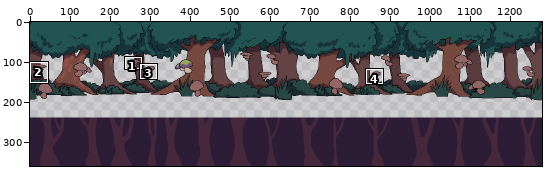
A pixel-art file gets an edit: Assets/Graphics/sara stuff/bakgrund.aseprite. The picture above shows the old version from afar; the outline marks the close-up.
Close-up. As it was:
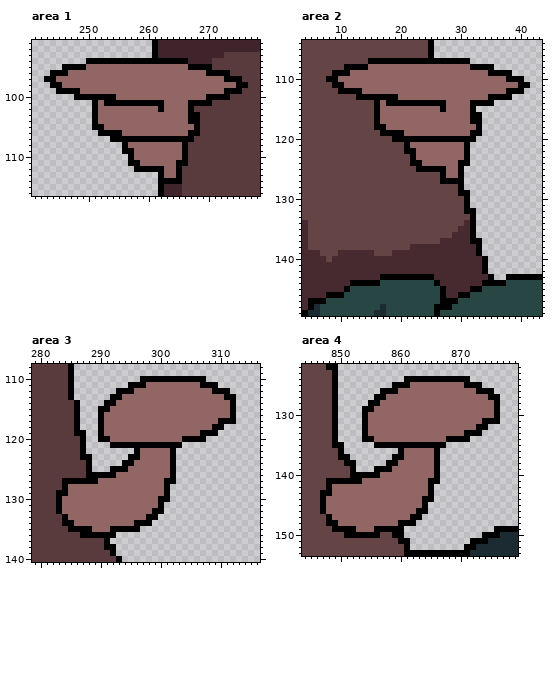
1280x360 pixels, 1 frame. Colours within 5 levels of each other are drawn and written as one. Shown: area 1: x 241..278, y 91..116; area 2: x 4..43, y 104..149; area 3: x 279..316, y 108..140; area 4: x 844..879, y 122..153. The commit also changed other parts of the picture, which this record leaves out.
The same view after the edit:
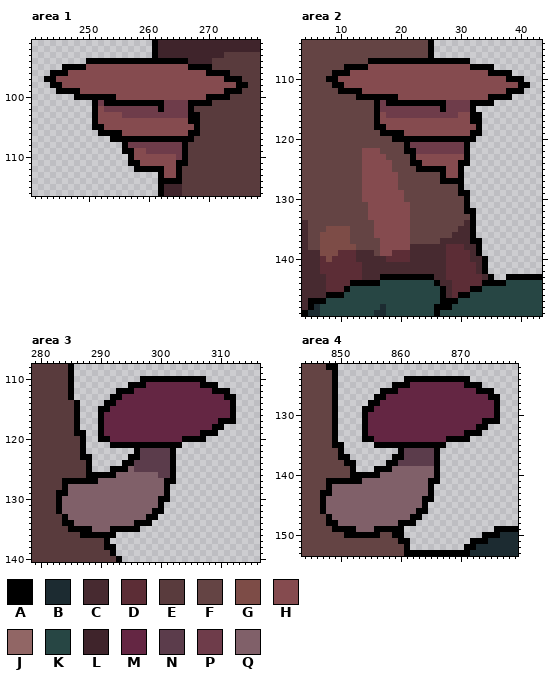
Palette (. is transparent): A #000000  B #1c2b31  C #472a30  D #5c2d36  E #593b3d  F #644444  G #7d4c47  H #854b4f  J #916665  K #274644  L #3f242b  M #642643  N #5b3c4b  P #6e3c4a  Q #806069
Change:
layer "Group 2/Group 4/Layer 18" opacity 33% -> 25%
layer "Group 2/Group 4/Group 5/Layer 21" opacity 41% multiply added
Area 1, layer "Group 2/Group 4/Group 5/Layer 20":
y 95: x 250..266 JJJJJJJJJJJJJJJJJ -> HHHHHHHHHHHHHHHHH
y 96: x 247..269 JJJJJJJJJJJJJJJJJJJJJJJ -> HHHHHHHHHHHHHHHHHHHHHHH
y 97: x 245..272 JJJJJJJJJJJJJJJJJJJJJJJJJJJJ -> HHHHHHHHHHHHHHHHHHHHHHHHHHHH
y 98: x 246..274 JJJJJJJJJJJJJJJJJJJJJJJJJJJJJ -> HHHHHHHHHHHHHHHHHHHHHHHHHHHHH
y 99: x 249..272 JJJJJJJJJJJJJJJJJJJJJJJJ -> HHHHHHHHHHHHHHHHHHHHHHHH
y 100: x 255..269 JJJJJJJJJJJJJJJ -> HHHHHHHHHHHHHHH
y 101: x 252 J -> P; x 263..266 JJJJ -> PPPP
y 102: x 252..261 JJJJJJJJJJ -> HPPPPPPPPP; x 263..266 JJJJ -> PPPP
y 103: x 252..266 JJJJJJJJJJJJJJJ -> HHHHPPPPPPPPPPP
y 104: x 252..266 JJJJJJJJJJJJJJJ -> HHHHHHHHHHHHHHH
y 105: x 253..267 JJJJJJJJJJJJJJJ -> HHHHHHHHHHHHHHH
y 106: x 256..266 JJJJJJJJJJJ -> HHHHHHHHHHH
y 108: x 257..265 JJJJJJJJJ -> PPPPPPPPP
y 109: x 258..265 JJJJJJJJ -> HHPPPPPP
y 110: x 258..265 JJJJJJJJ -> HHHHHHHP
y 111: x 259..264 JJJJJJ -> HHHHHH
y 112..113: x 263..264 JJ -> HH
Area 2, layers "Group 2/Group 4/Group 5/Layer 20", "Group 2/Group 4/Layer 18":
y 108: x 15..31 JJJJJJJJJJJJJJJJJ -> HHHHHHHHHHHHHHHHH
y 109: x 12..34 JJJJJJJJJJJJJJJJJJJJJJJ -> HHHHHHHHHHHHHHHHHHHHHHH
y 110: x 10..37 JJJJJJJJJJJJJJJJJJJJJJJJJJJJ -> HHHHHHHHHHHHHHHHHHHHHHHHHHHH
y 111: x 11..39 JJJJJJJJJJJJJJJJJJJJJJJJJJJJJ -> HHHHHHHHHHHHHHHHHHHHHHHHHHHHH
y 112: x 14..37 JJJJJJJJJJJJJJJJJJJJJJJJ -> HHHHHHHHHHHHHHHHHHHHHHHH
y 113: x 20..34 JJJJJJJJJJJJJJJ -> HHHHHHHHHHHHHHH
y 114: x 17 J -> P; x 28..31 JJJJ -> PPPP
y 115: x 17..26 JJJJJJJJJJ -> PPPPPPPPPP; x 28..31 JJJJ -> PPPP
y 116: x 17..31 JJJJJJJJJJJJJJJ -> HPPPPPPPPPPPPHH
y 117: x 17..31 JJJJJJJJJJJJJJJ -> HHHHHHHHHHHHHHH
y 118: x 18..32 JJJJJJJJJJJJJJJ -> HHHHHHHHHHHHHHH
y 119: x 21..31 JJJJJJJJJJJ -> HHHHHHHHHHH
y 121: x 22..30 JJJJJJJJJ -> PPPPPPPPP
y 122: x 14..16 FFF -> HHH; x 23..30 JJJJJJJJ -> PPPPPPPP
y 123: x 14..17 FFFF -> HHHH; x 23..30 JJJJJJJJ -> HHHHHHHH
y 124: x 14..18 FFFFF -> HHHHH; x 24..29 JJJJJJ -> HHHHHH
y 125: x 14..18 FFFFF -> HHHHH; x 28..29 JJ -> HH
y 126: x 14..19 FFFFFF -> HHHHHH; x 28..29 JJ -> HH
y 127..128: x 14..19 FFFFFF -> HHHHHH
y 129..130: x 14..20 FFFFFFF -> HHHHHHH
y 131..133: x 15..21 FFFFFFF -> HHHHHHH
y 134: x 16..21 FFFFFF -> HHHHHH
y 135: x 8..11 FFFF -> GGGG; x 16..21 FFFFFF -> HHHHHH
y 136: x 7..11 FFFFF -> GGGGG; x 16..21 FFFFFF -> HHHHHH
y 137: x 7..11 FFFFF -> GGGGG; x 17..21 FFFFF -> HHHHH
y 138: x 7..12 FFFFFF -> GGGGGG; x 17..21 FFFFF -> HHHHH; x 28..30 CCC -> DDD
y 139: x 7..12 FFFCCC -> GGGDDD; x 17..21 FFCCC -> HHDDD; x 28..31 CCCC -> DDDD
y 140: x 7..12 CFCCCC -> DGDDDD; x 18..21 CCCC -> DDDD; x 28..31 CCCC -> DDDD
y 141..142: x 7..13 CCCCCCC -> DDDDDDD; x 28..32 CCCCC -> DDDDD
y 143: x 8..13 CCCCCC -> DDDDDD; x 28..33 CCCCCC -> DDDDDD
y 144: x 8..11 CCCC -> DDDD; x 29..33 CCCCC -> DDDDD
y 145: x 8..10 CCC -> DDD; x 29..31 CCC -> DDD
y 146: x 29 C -> D
Area 3, layers "Group 2/Group 4/Group 5/Layer 21", "Group 2/Group 4/Group 5/Layer 20":
y 111: x 298..306 JJJJJJJJJ -> MMMMMMMMM
y 112: x 296..308 JJJJJJJJJJJJJ -> MMMMMMMMMMMMM
y 113: x 294..310 JJJJJJJJJJJJJJJJJ -> MMMMMMMMMMMMMMMMM
y 114: x 293..311 JJJJJJJJJJJJJJJJJJJ -> MMMMMMMMMMMMMMMMMMM
y 115: x 292..311 JJJJJJJJJJJJJJJJJJJJ -> MMMMMMMMMMMMMMMMMMMM
y 116: x 291..311 JJJJJJJJJJJJJJJJJJJJJ -> MMMMMMMMMMMMMMMMMMMMM
y 117: x 291..309 JJJJJJJJJJJJJJJJJJJ -> MMMMMMMMMMMMMMMMMMM
y 118: x 291..308 JJJJJJJJJJJJJJJJJJ -> MMMMMMMMMMMMMMMMMM
y 119: x 291..306 JJJJJJJJJJJJJJJJ -> MMMMMMMMMMMMMMMM
y 120: x 292..303 JJJJJJJJJJJJ -> MMMMMMMMMMMM
y 122..123: x 297..301 JJJJJ -> NNNNN
y 124: x 296..301 JJJJJJ -> NNNNNN
y 125: x 295..301 JJJJJJJ -> QNNNNNN
y 126: x 293..301 JJJJJJJJJ -> QQQQQQQNN
y 127: x 290..300 JJJJJJJJJJJ -> QQQQQQQQQQQ
y 128..129: x 285..300 JJJJJJJJJJJJJJJJ -> QQQQQQQQQQQQQQQQ
y 130..131: x 284..299 JJJJJJJJJJJJJJJJ -> QQQQQQQQQQQQQQQQ
y 132: x 284..298 JJJJJJJJJJJJJJJ -> QQQQQQQQQQQQQQQ
y 133: x 285..297 JJJJJJJJJJJJJ -> QQQQQQQQQQQQQ
y 134: x 286..295 JJJJJJJJJJ -> QQQQQQQQQQ
y 135: x 289..291 JJJ -> QQQ
Area 4, layers "Group 2/Group 4/Group 5/Layer 21", "Group 2/Group 4/Group 5/Layer 20":
y 125: x 862..870 JJJJJJJJJ -> MMMMMMMMM
y 126: x 860..872 JJJJJJJJJJJJJ -> MMMMMMMMMMMMM
y 127: x 858..874 JJJJJJJJJJJJJJJJJ -> MMMMMMMMMMMMMMMMM
y 128: x 857..875 JJJJJJJJJJJJJJJJJJJ -> MMMMMMMMMMMMMMMMMMM
y 129: x 856..875 JJJJJJJJJJJJJJJJJJJJ -> MMMMMMMMMMMMMMMMMMMM
y 130: x 855..875 JJJJJJJJJJJJJJJJJJJJJ -> MMMMMMMMMMMMMMMMMMMMM
y 131: x 855..873 JJJJJJJJJJJJJJJJJJJ -> MMMMMMMMMMMMMMMMMMM
y 132: x 855..872 JJJJJJJJJJJJJJJJJJ -> MMMMMMMMMMMMMMMMMM
y 133: x 855..870 JJJJJJJJJJJJJJJJ -> MMMMMMMMMMMMMMMM
y 134: x 856..867 JJJJJJJJJJJJ -> MMMMMMMMMMMM
y 136..137: x 861..865 JJJJJ -> NNNNN
y 138: x 860..865 JJJJJJ -> NNNNNN
y 139: x 859..865 JJJJJJJ -> QQQQQQQ
y 140: x 857..865 JJJJJJJJJ -> QQQQQQQQQ
y 141: x 854..864 JJJJJJJJJJJ -> QQQQQQQQQQQ
y 142..143: x 849..864 JJJJJJJJJJJJJJJJ -> QQQQQQQQQQQQQQQQ
y 144..145: x 848..863 JJJJJJJJJJJJJJJJ -> QQQQQQQQQQQQQQQQ
y 146: x 848..862 JJJJJJJJJJJJJJJ -> QQQQQQQQQQQQQQQ
y 147: x 849..861 JJJJJJJJJJJJJ -> QQQQQQQQQQQQQ
y 148: x 850..859 JJJJJJJJJJ -> QQQQQQQQQQ
y 149: x 853..855 JJJ -> QQQ
